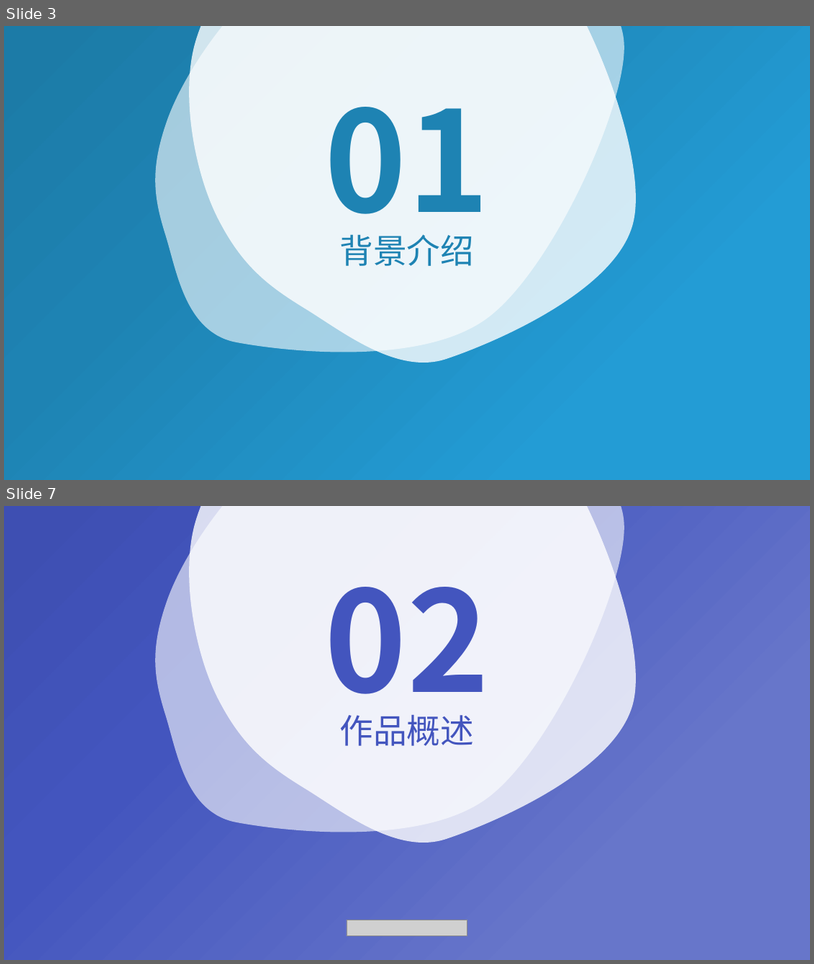
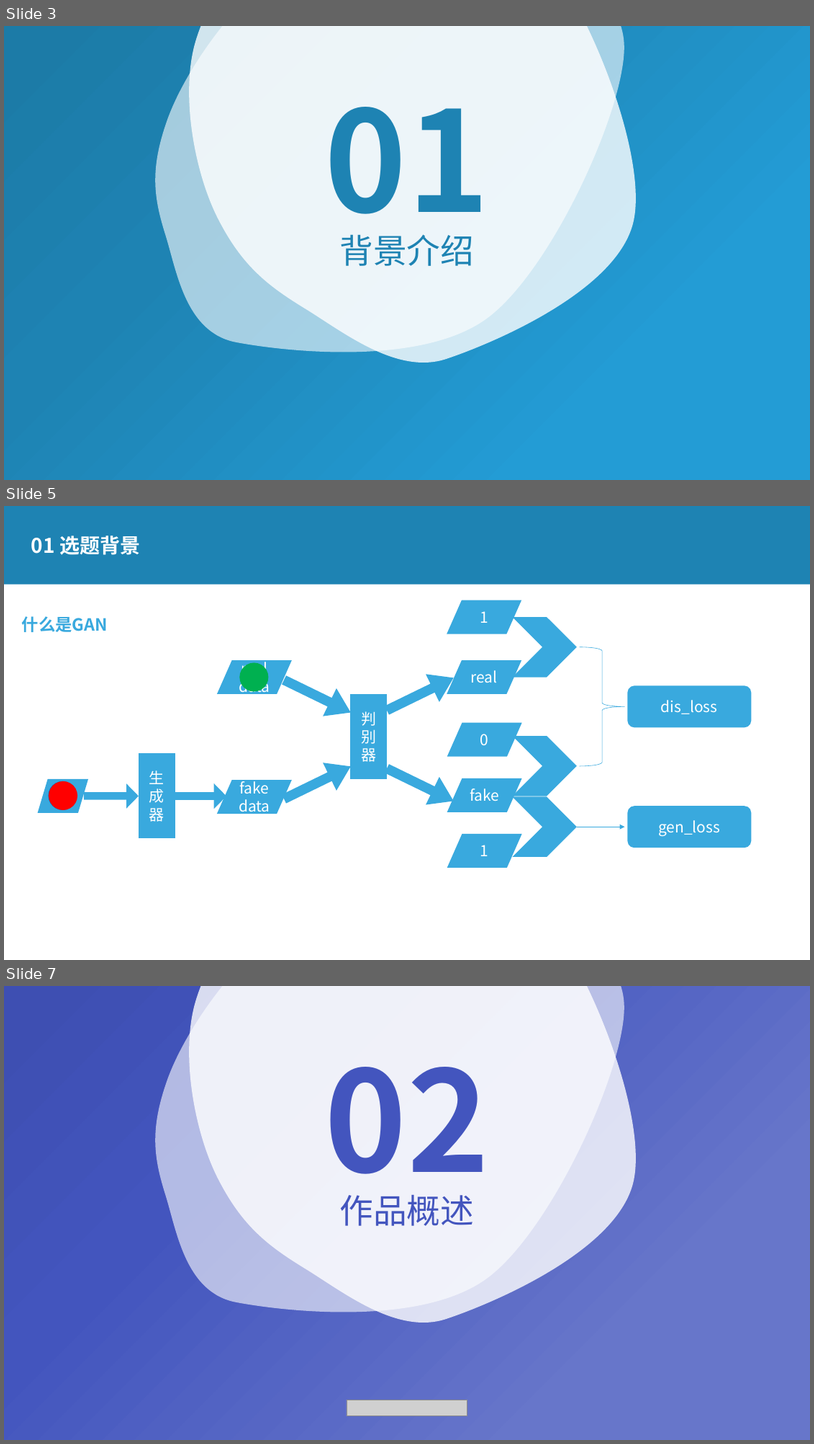
Before and after one commit to cahhbwy/Graduation_Design, a slide deck: PB13011058-王悦.pptx. Shown one above the other, each under a label of ours: slides 3 and 7 before the commit, slides 3, 5 and 7 after it; the slides between them are not shown. The pictures are 814x964 and 814x1444 pixels, drawn with LibreOffice and Linux fonts; fonts in the diff are those of the drawing; grey boxes stand for pictures. Boxes give left, top, right and bottom in pixels: in the first picture for what was removed or moved away, otherwise in the second. Text is boxed around its words. In the diff, an @@ line names an element or a change of style, - is before the commit and + after.

```diff
--- a/PB13011058-王悦.pptx
+++ b/PB13011058-王悦.pptx
@@ slide 5 added at bbox=[4, 506, 810, 960], background #1E83B3 @@
@@ text added at bbox=[31, 536, 140, 555], 24 pt, text #FFFFFF, bold @@
+01 选题背景
@@ rectangle added at bbox=[4, 584, 810, 960], fill #FFFFFF @@
@@ text added at bbox=[22, 616, 108, 632], 20 pt, text #39A9DE, bold @@
+什么是GAN
@@ flow chart input output added at bbox=[217, 660, 292, 694], fill #39A9DE, 18 pt, text #FFFFFF @@
+real data
@@ ellipse added at bbox=[240, 663, 269, 692], fill #00B050 @@
@@ right arrow added at bbox=[278, 666, 358, 726], fill #39A9DE @@
@@ right arrow added at bbox=[381, 664, 460, 724], fill #39A9DE @@
@@ flow chart input output added at bbox=[447, 660, 522, 694], fill #39A9DE, 18 pt, text #FFFFFF @@
+real
@@ rectangle added at bbox=[350, 694, 388, 779], fill #39A9DE, 18 pt, text #FFFFFF @@
+判别器
@@ group added at bbox=[447, 600, 751, 795]: 2 flow chart input outputs, 2 chevrons, 1 right brace, 1 rounded rectangle @@
+1
+0
+dis_loss
@@ rectangle added at bbox=[139, 754, 176, 838], fill #39A9DE, 18 pt, text #FFFFFF @@
+生成器
@@ right arrow added at bbox=[278, 752, 358, 812], fill #39A9DE @@
@@ right arrow added at bbox=[381, 754, 460, 815], fill #39A9DE @@
@@ flow chart input output added at bbox=[37, 779, 88, 813], fill #39A9DE @@
@@ ellipse added at bbox=[48, 781, 77, 811], fill #0070C0 @@
@@ ellipse added at bbox=[49, 781, 78, 811], fill #FF0000 @@
@@ right arrow added at bbox=[84, 784, 139, 808], fill #39A9DE @@
@@ right arrow added at bbox=[175, 783, 226, 808], fill #39A9DE @@
@@ flow chart input output added at bbox=[217, 780, 292, 813], fill #39A9DE, 18 pt, text #FFFFFF @@
+fake data
@@ flow chart input output added at bbox=[448, 778, 522, 812], fill #39A9DE, 18 pt, text #FFFFFF @@
+fake
@@ group added at bbox=[448, 796, 751, 867]: 1 flow chart input output, 1 chevron, 1 arrow, 1 rounded rectangle @@
+1
+gen_loss
```
Also in this commit, not shown: 3 slides changed, 1 slide removed.
